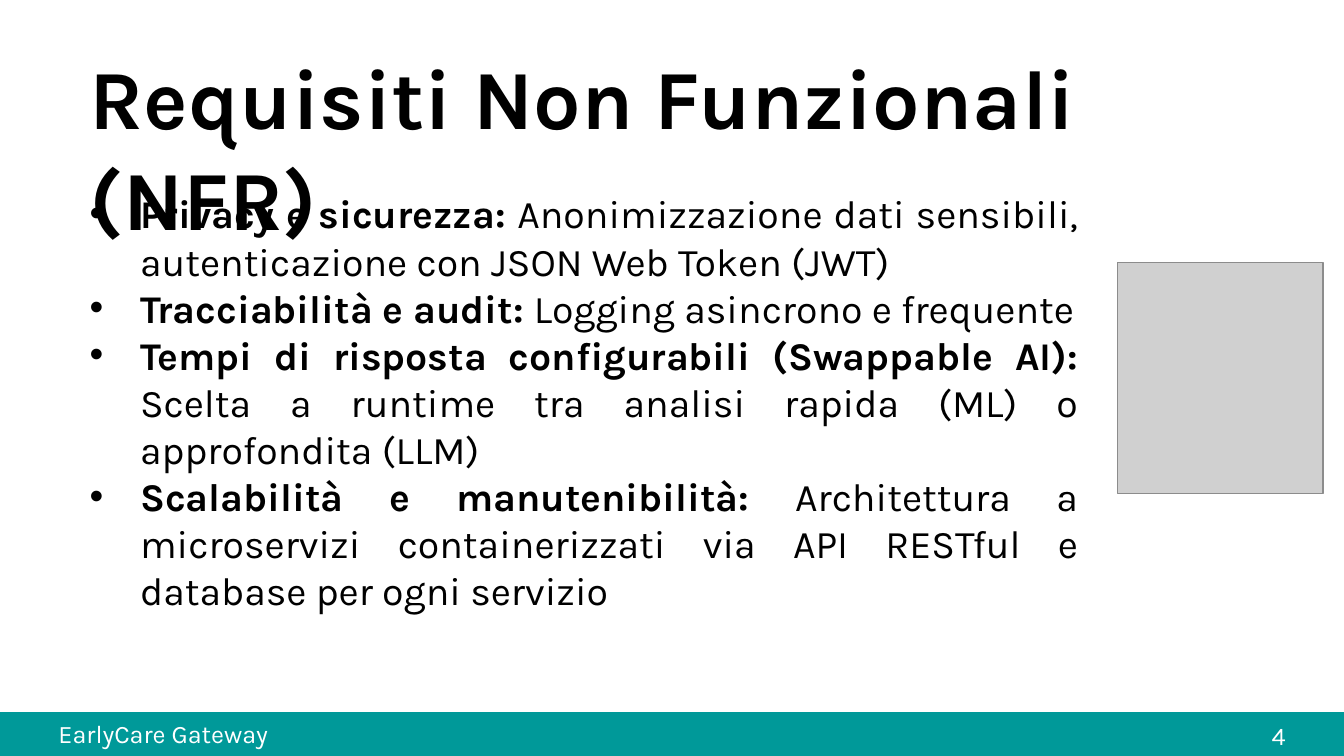
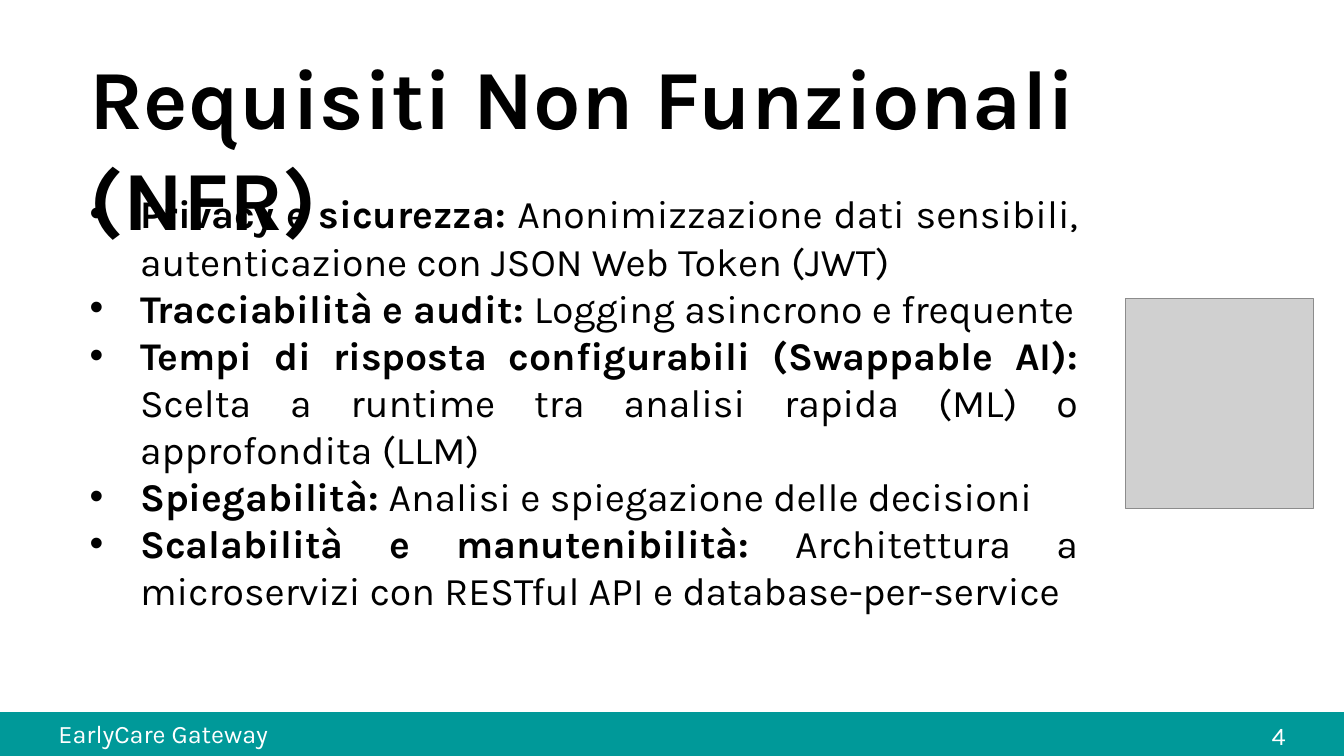
Before and after one commit to carrieroroberto/early_care_gateway, a slide deck: slide 5 of docs/presentation_powerpoint.pptx. Drawn at 1344x756 pixels with LibreOffice and Linux fonts; fonts in the diff are those of the drawing; grey boxes stand for pictures. Boxes give left, top, right and bottom in pixels: in the first picture for what was removed or moved away, otherwise in the second. Text is boxed around its words. In the diff, an @@ line names an element or a change of style, - is before the commit and + after.

```diff
--- a/docs/presentation_powerpoint.pptx
+++ b/docs/presentation_powerpoint.pptx
@@ picture: place and size @@
-picture at bbox=[1117, 263, 1323, 494]
+picture at bbox=[1126, 298, 1314, 508]
@@ text at bbox=[140, 480, 1078, 615]: text changed @@
-• Scalabilità e manutenibilità: Architettura a microservizi containerizzati via API RESTful e database per ogni servizio
+• Spiegabilità: Analisi e spiegazione delle decisioni
+• Scalabilità e manutenibilità: Architettura a microservizi con RESTful API e database-per-service
```
Also in this commit, not shown: 2 other slides changed, 1 other file.
